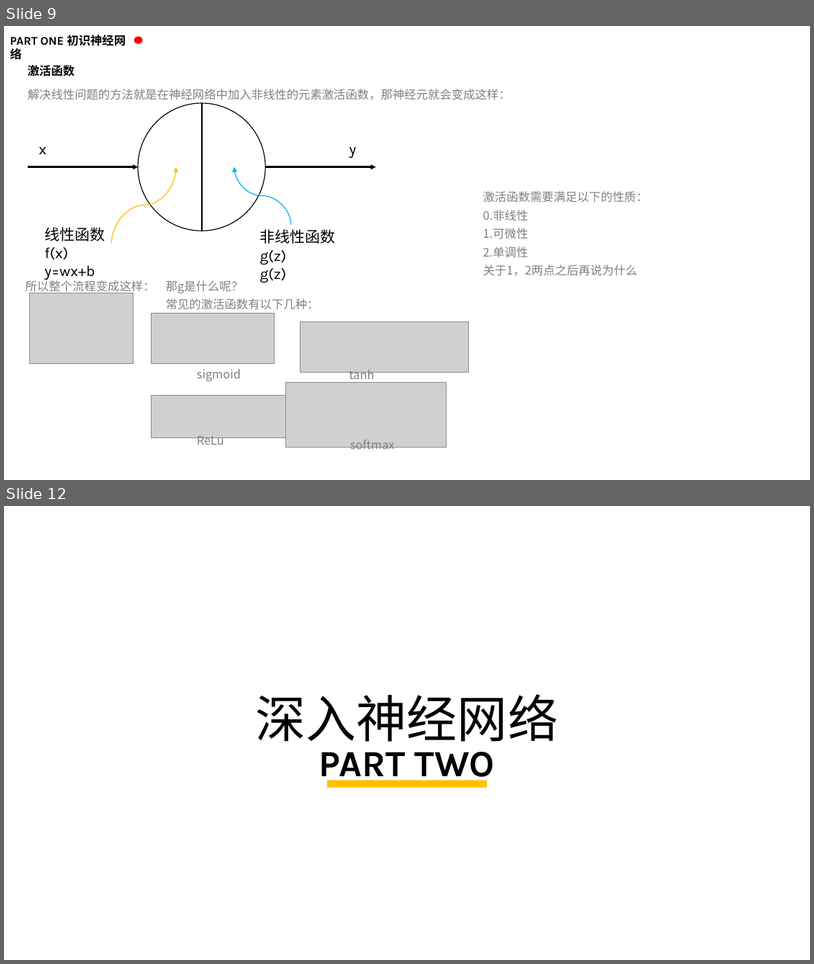
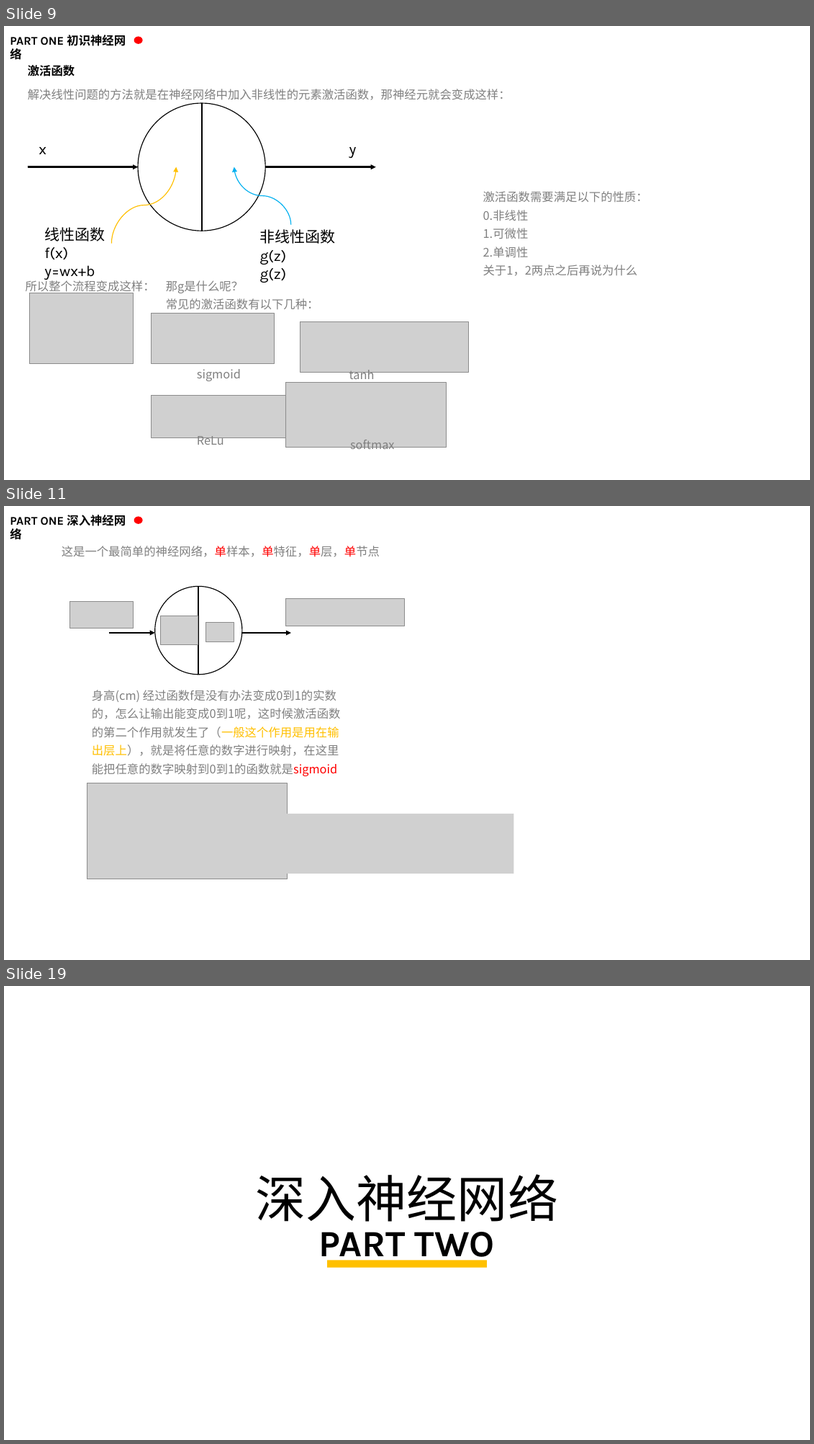
Before and after one commit to kaixinbaba/rlshare, a slide deck: 机器学习分享-神经网络.pptx. Shown one above the other, each under a label of ours: slides 9 and 12 before the commit, slides 9, 11 and 19 after it; the slides between them are not shown. The pictures are 814x964 and 814x1444 pixels, drawn with LibreOffice and Linux fonts; fonts in the diff are those of the drawing; grey boxes stand for pictures; background and template pictures are left out. Boxes give left, top, right and bottom in pixels: in the first picture for what was removed or moved away, otherwise in the second. Text is boxed around its words. In the diff, an @@ line names an element or a change of style, - is before the commit and + after.

```diff
--- a/机器学习分享-神经网络.pptx
+++ b/机器学习分享-神经网络.pptx
@@ slide 11 added at bbox=[4, 506, 810, 960], background #FFFFFF @@
@@ text added at bbox=[10, 515, 126, 543], 14 pt, text #000000, bold @@
+PART ONE 深入神经网络
@@ ellipse added at bbox=[134, 516, 142, 523], fill #FF0000 @@
@@ text added at bbox=[62, 546, 380, 557], 14 pt, text #808080 @@
+这是一个最简单的神经网络，单样本，单特征，单层，单节点
@@ ellipse added at bbox=[155, 587, 242, 674], outline #000000 1 pt @@
@@ line added from (199, 587) to (199, 674), #000000 1.75 pt @@
@@ picture added at bbox=[70, 602, 133, 628] @@
@@ picture added at bbox=[286, 599, 404, 626] @@
@@ arrow added from (108, 633) to (155, 633), #000000 2 pt @@
@@ picture added at bbox=[161, 616, 198, 645] @@
@@ picture added at bbox=[206, 622, 234, 641] @@
@@ arrow added from (242, 633) to (291, 633), #000000 2 pt @@
@@ text added at bbox=[92, 690, 341, 776], 14 pt, text #808080 @@
+身高(cm) 经过函数f是没有办法变成0到1的实数的，怎么让输出能变成0到1呢，这时候激活函数的第二个作用就发生了（一般这个作用是用在输出层上），就是将任意的数字进行映射，在这里能把任意的数字映射到0到1的函数就是sigmoid
@@ picture added at bbox=[87, 783, 288, 879] @@
@@ picture added at bbox=[242, 813, 514, 873] @@
@@ what was slide 12 is now slide 19 @@
```
Also in this commit, not shown: 2 slides changed, 6 other slides added.
